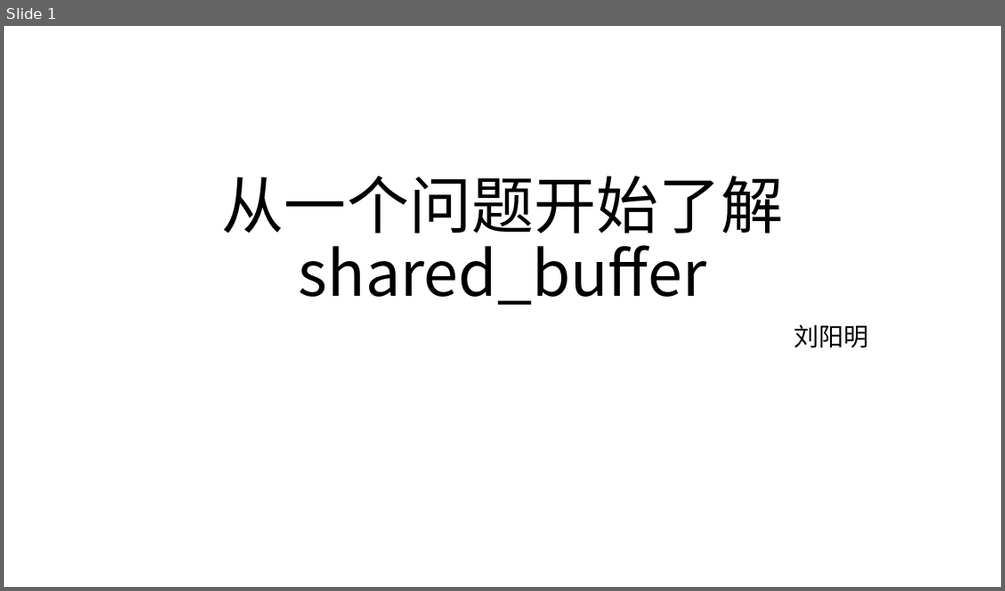
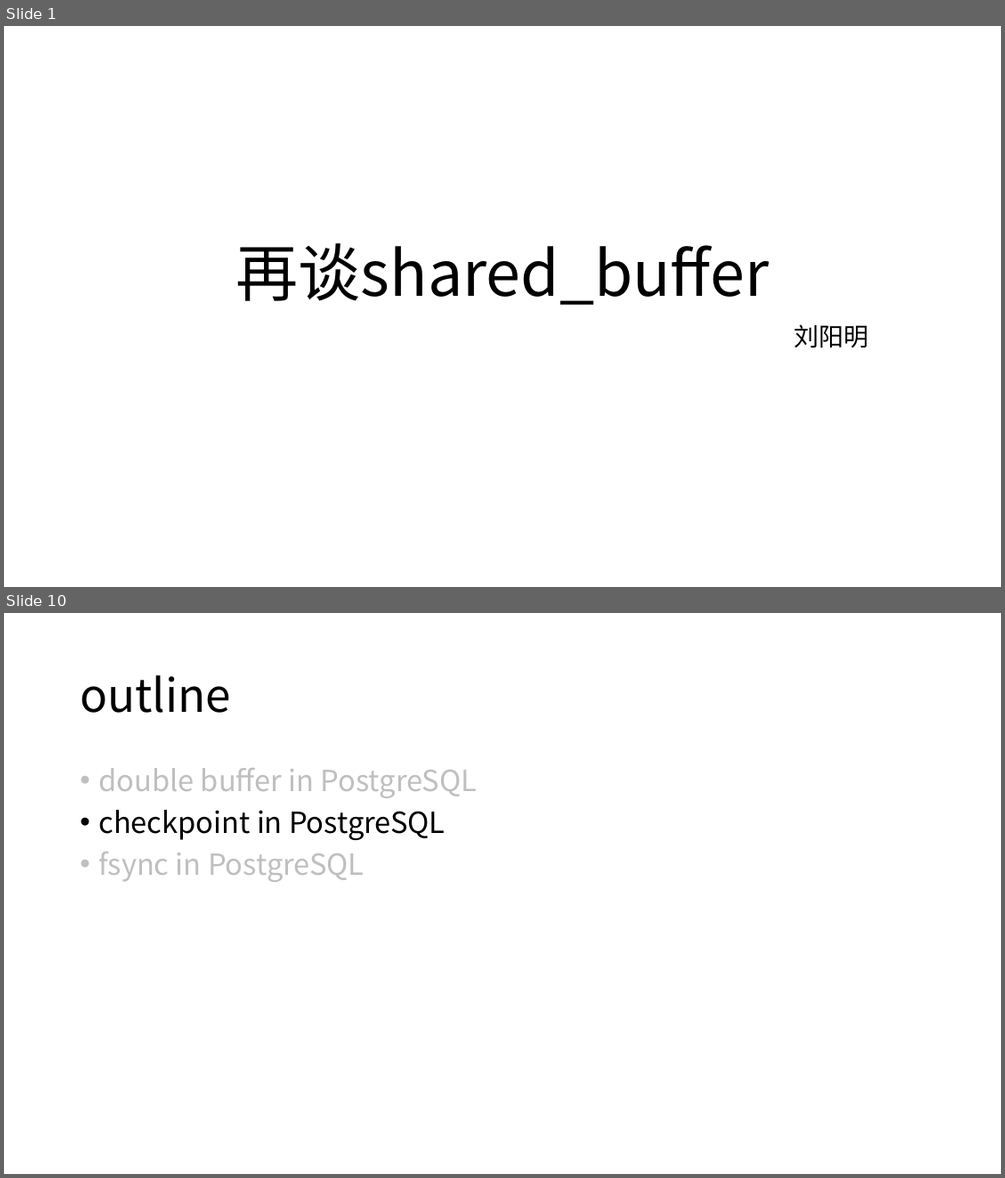
Before and after one commit to yummyliu/papers, a slide deck: pg-buffer.pptx. Shown one above the other, each under a label of ours: slide 1 before the commit, slides 1 and 10 after it; the slides between them are not shown. The pictures are 1005x591 and 1005x1178 pixels, drawn with LibreOffice and Linux fonts; fonts in the diff are those of the drawing. Boxes give left, top, right and bottom in pixels: in the first picture for what was removed or moved away, otherwise in the second. Text is boxed around its words. In the diff, an @@ line names an element or a change of style, - is before the commit and + after.

```diff
--- a/pg-buffer.pptx
+++ b/pg-buffer.pptx
@@ slide 10 added at <box>4,613,1001,1174</box>, background #FFFFFF @@
@@ title added at <box>80,675,231,713</box>, 44 pt, text #000000 @@
+outline
@@ text added at <box>98,768,477,882</box>, 28 pt, text #BFBFBF @@
+• double buffer in PostgreSQL
+• checkpoint in PostgreSQL
+• fsync in PostgreSQL
@@ slide 1 changed as well @@
@@ title at <box>236,243,769,305</box>: text changed @@
-从一个问题开始了解shared_buffer
+再谈shared_buffer
```
Also in this commit, not shown: 1 other slide changed, 13 other slides added, 5 other files.
